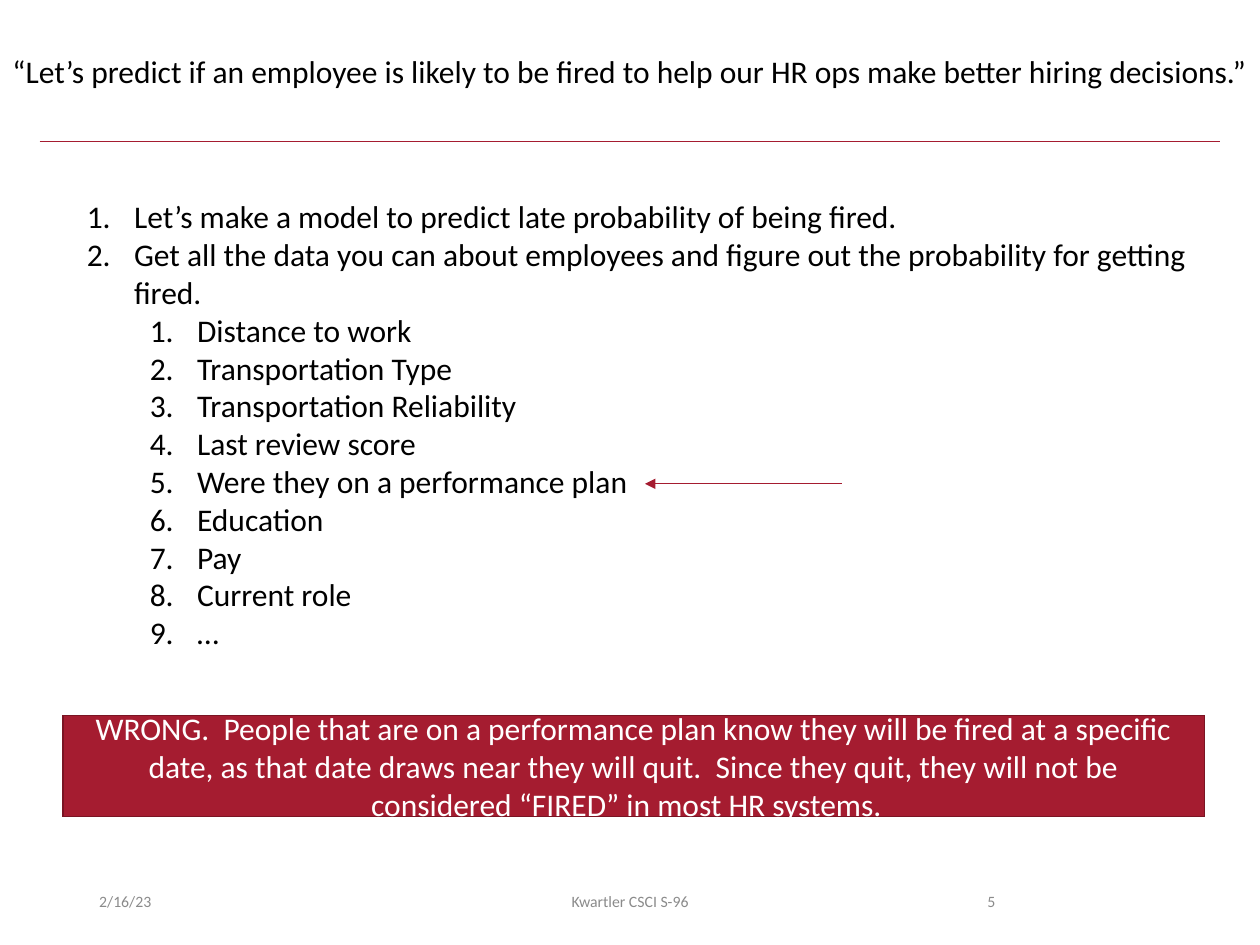
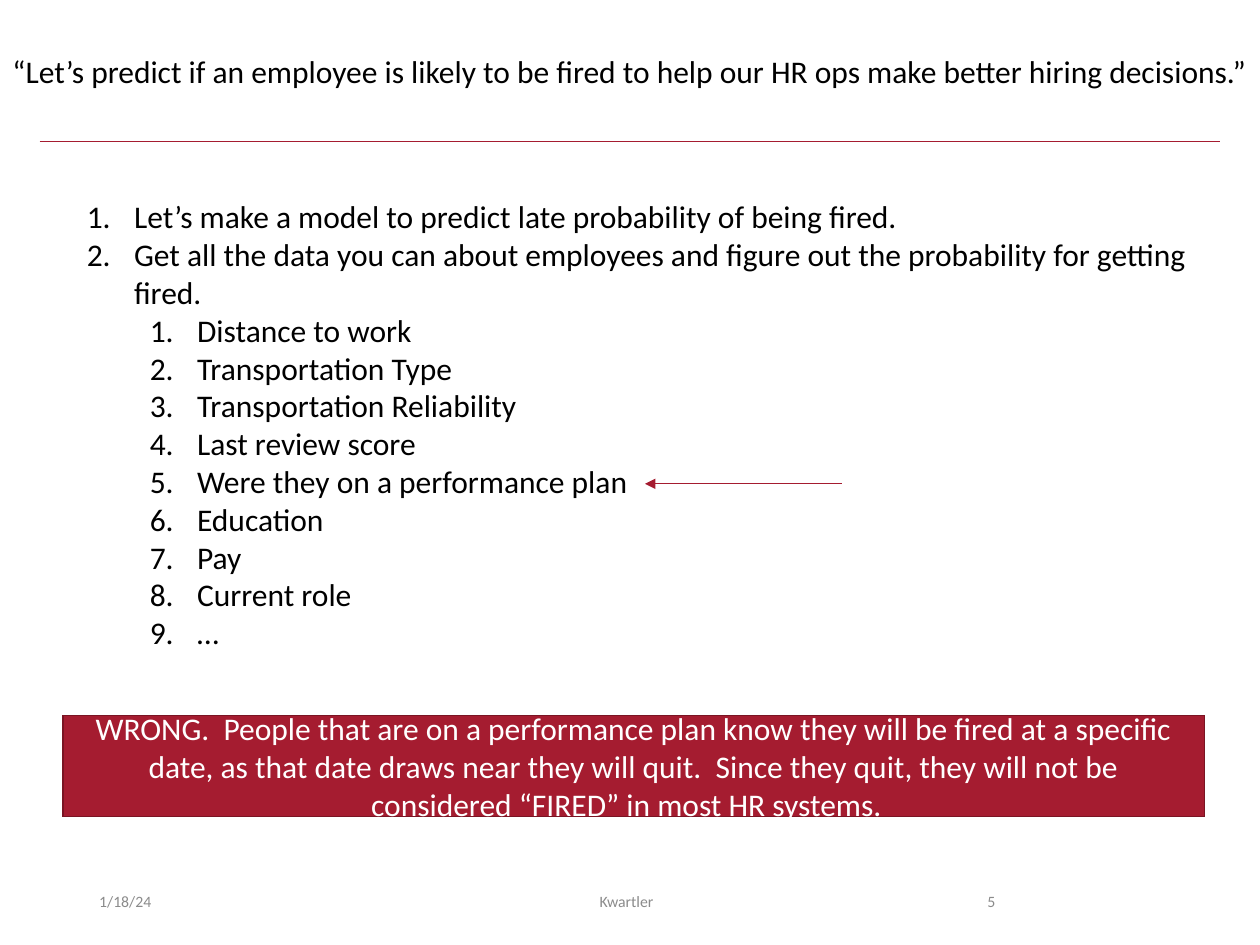
Before and after one commit to kwartler/Hult_Visualizing_Analyzing_Data_with_R, a slide deck: slide 5 of Lessons/B_Intro_to_Analytics/B_EDA_Practice.pptx. Drawn at 1260x945 pixels with LibreOffice and Linux fonts; fonts in the diff are those of the drawing. Boxes give left, top, right and bottom in pixels: in the first picture for what was removed or moved away, otherwise in the second. Text is boxed around its words. In the diff, an @@ line names an element or a change of style, - is before the commit and + after.

```diff
--- a/Lessons/B_Intro_to_Analytics/B_EDA_Practice.pptx
+++ b/Lessons/B_Intro_to_Analytics/B_EDA_Practice.pptx
@@ text at <box>99,896,151,908</box>: text changed @@
-2/16/23
+1/18/24
@@ text at <box>600,896,654,907</box>: text changed @@
-Kwartler CSCI S-96
+Kwartler
```
Also in this commit, not shown: 12 other slides changed, 9 other files.
